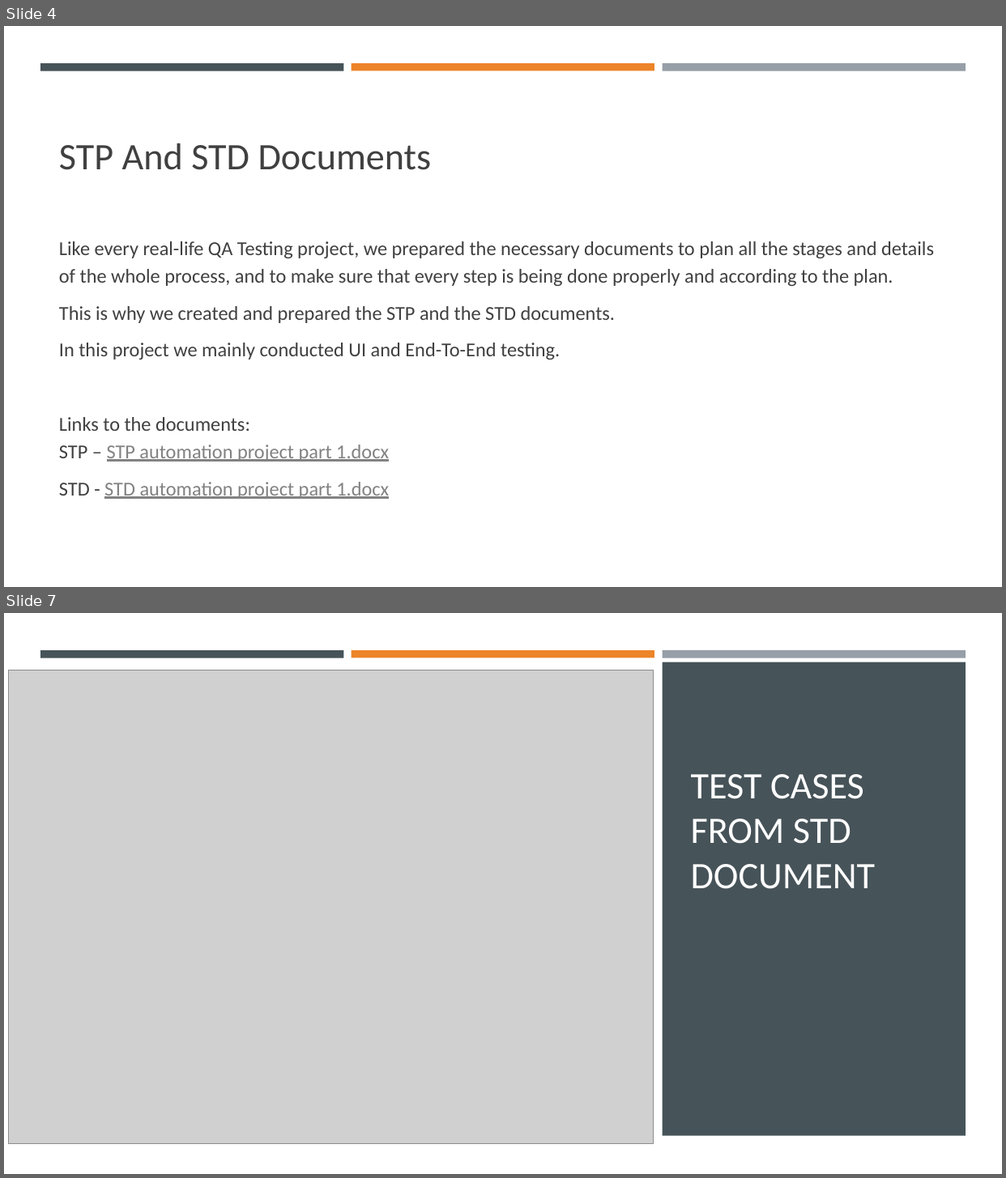
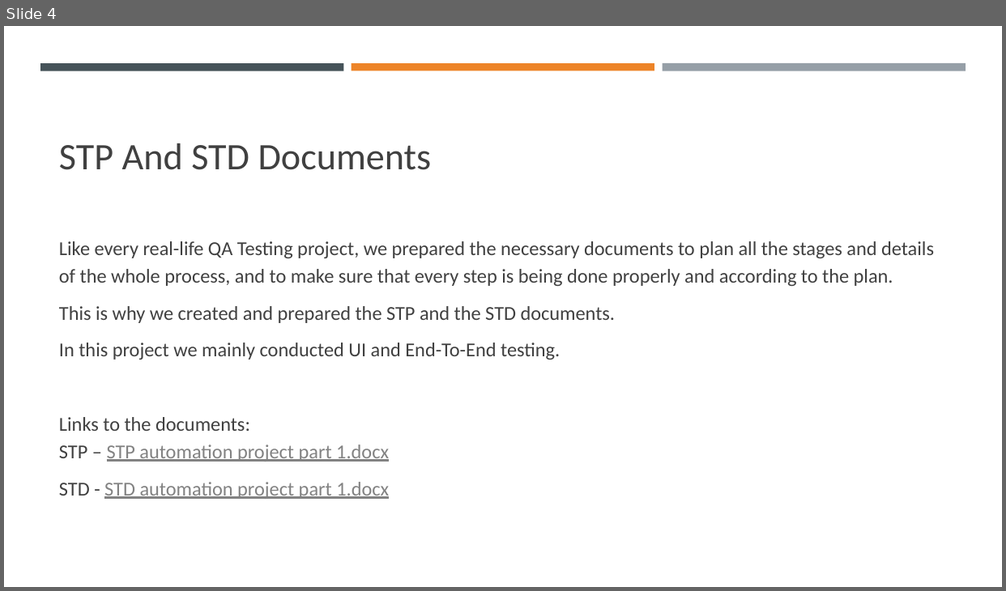
Before and after one commit to MajdHassoun/Automation_bootcamp, a slide deck: Final Project Part1/Automation Project Part 1 presentation.pptx. Shown one above the other, each under a label of ours: slides 4 and 7 before the commit, slide 4 after it; the slides between them are not shown. The pictures are 1006x1178 and 1006x591 pixels, drawn with LibreOffice and Linux fonts; fonts in the diff are those of the drawing; grey boxes stand for pictures. Boxes give left, top, right and bottom in pixels: in the first picture for what was removed or moved away, otherwise in the second. Text is boxed around its words. In the diff, an @@ line names an element or a change of style, - is before the commit and + after.

```diff
--- a/Final Project Part1/Automation Project Part 1 presentation.pptx
+++ b/Final Project Part1/Automation Project Part 1 presentation.pptx
@@ slide 7 removed at box(4, 613, 1002, 1174), background #FFFFFF @@
@@ rectangle removed at box(4, 613, 1002, 1174) @@
@@ rectangle removed at box(40, 650, 344, 658) @@
@@ rectangle removed at box(351, 650, 654, 658) @@
@@ rectangle removed at box(662, 650, 965, 658) @@
@@ picture removed at box(9, 671, 653, 1144) @@
@@ rectangle removed at box(662, 662, 965, 1136) @@
@@ title removed at box(691, 774, 876, 889) @@
-TEST CASES FROM STD DOCUMENT
```
Also in this commit, not shown: 2 slides changed, 11 other files.
